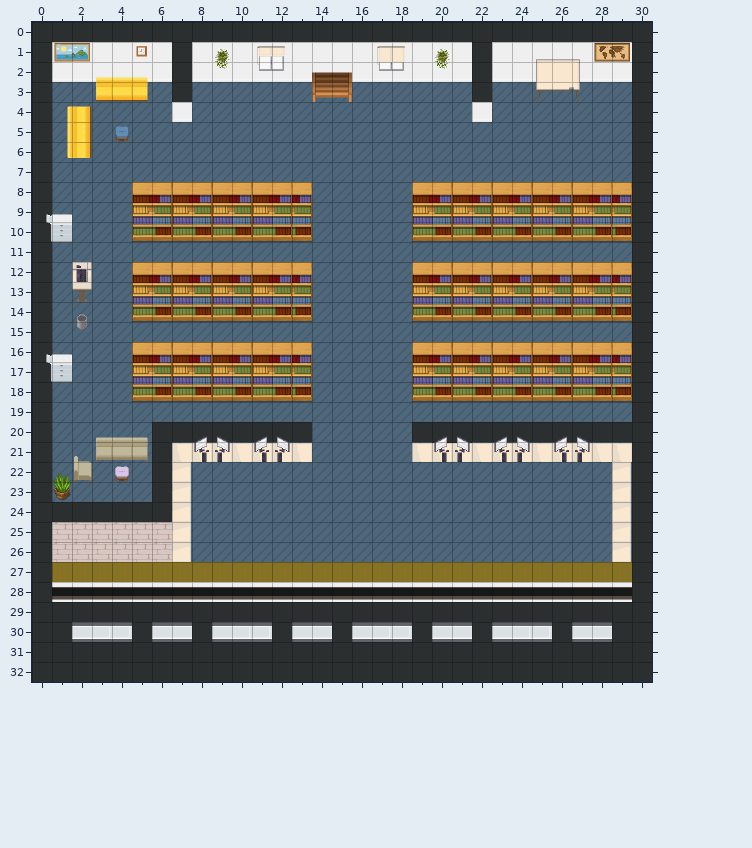
Tiled map (JSON) -- map.tmj. Above: the version before the commit.
Cells are 32x32 px. Shown: x 0..30, y 0..32.
After:
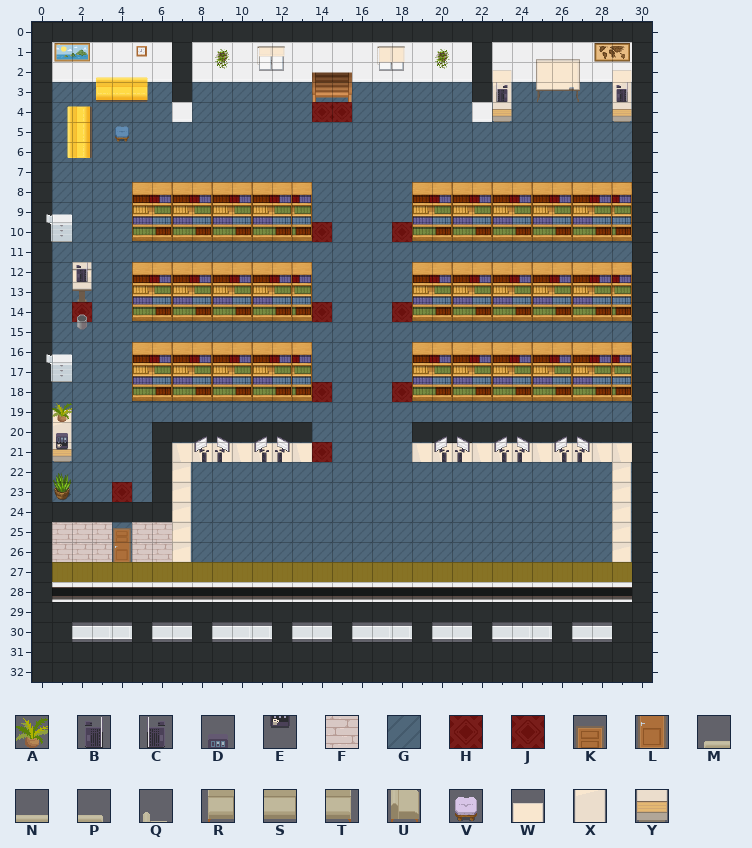
Key: from "WA_Decoration": A 67; from "WA_Miscellaneous": B 25, C 25 flipped left-right, D 46, E 56; from "WA_Room_Builder": F 310, G 360, H 387, J 387 turned 270, K 860, L 885; from "WA_Seats": M 52, N 53, P 54, Q 60, R 65, S 66, T 67, U 73, V 165; from "WA_Tables": W 83, X 93, Y 103.
_ is an empty cell, . an unchanged one.
Tiles of an added or newly shown layer are drawn over the layers below it.
Change:
--- layer "Boden/floor1"
@@ x 14..15 @@
- 4 GG
+ 4 JJ
@@ x 14..18 @@
-10 G...G
+10 H...H
@@ x 2..18 @@
-14 G...........G...G
+14 H...........H...H
@@ x 14..18 @@
-18 G...G
+18 H...H
@@ x 14..14 @@
-21 G
+21 J
@@ x 4..4 @@
-23 G
+23 J
--- layer "Wände/walls1"
@@ x 4..4 @@
-25 F
-26 F
+25 _
+26 _
--- layer "Möbeln/Tische"
@@ x 23..29 @@
- 2 _....._
- 3 _....._
- 4 _....._
+ 2 W.....W
+ 3 X.....X
+ 4 Y.....Y
--- layer "Möbeln/Computers"
@@ x 23..29 @@
- 3 _....._
+ 3 C.....B
@@ x 1..1 @@
-19 _
-20 _
-21 _
+19 W
+20 X
+21 Y
--- layer "Möbeln/Bib"
@@ x 1..5 @@
-19 _....
-20 _.MNP
-21 _QRST
-22 .U.V.
+19 A....
+20 D.___
+21 E____
+22 ._._.
--- layer "door/door_closed" (added)
@@ x 4..4 @@
-25 _
-26 _
+25 K
+26 L
